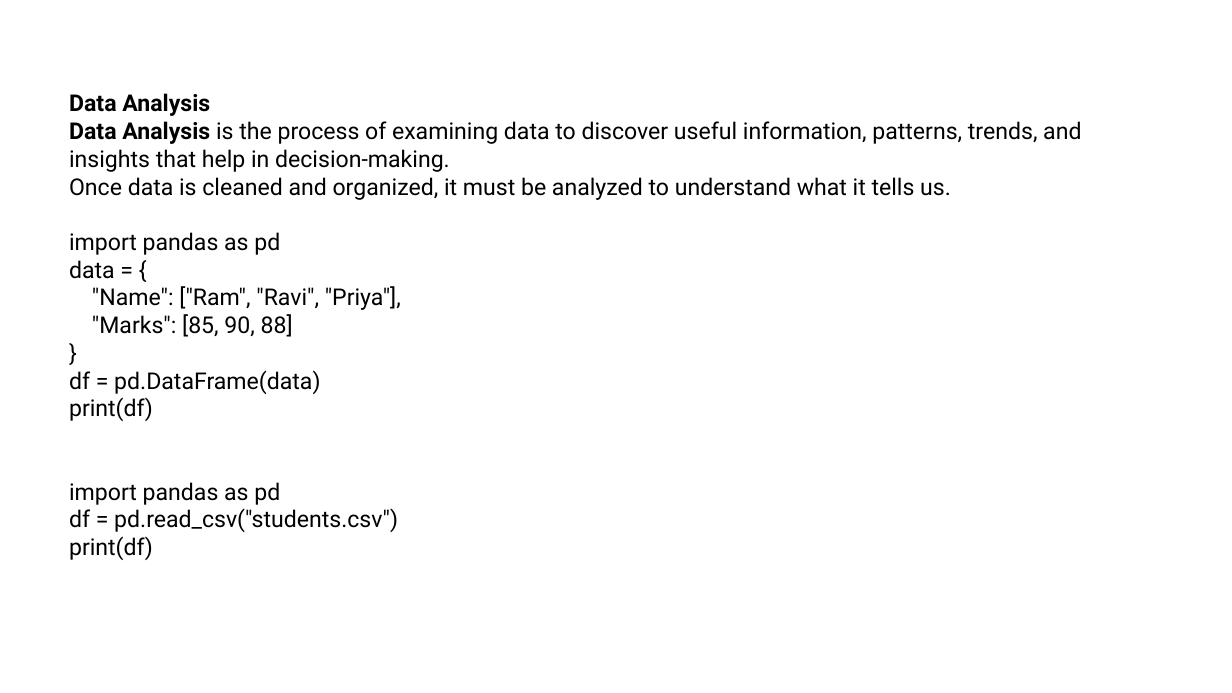
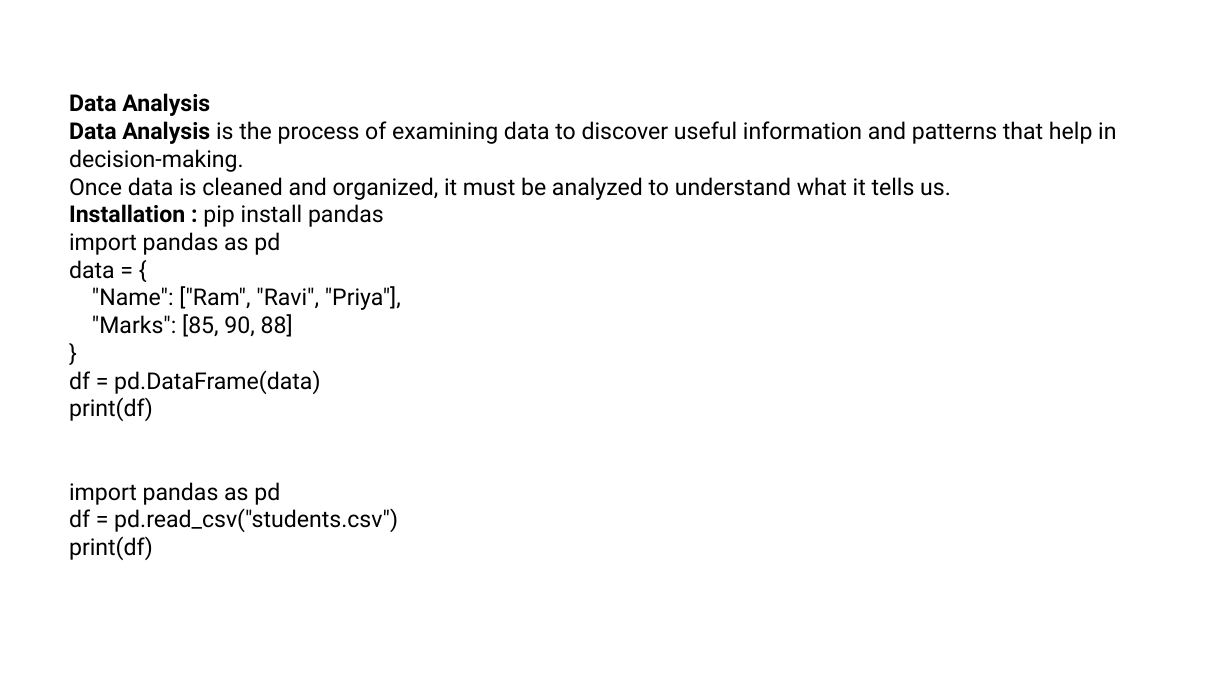
Before and after one commit to srilekhachundu/office_files, a slide deck: slide 13 of Library.pptx. Drawn at 1232x693 pixels with LibreOffice and Linux fonts; fonts in the diff are those of the drawing. Boxes give left, top, right and bottom in pixels: in the first picture for what was removed or moved away, otherwise in the second. Text is boxed around its words. In the diff, an @@ line names an element or a change of style, - is before the commit and + after.

```diff
--- a/Library.pptx
+++ b/Library.pptx
@@ text at [69, 121, 1116, 172]: text changed @@
-Data Analysis is the process of examining data to discover useful information, patterns, trends, and insights that help in decision-making.
+Data Analysis is the process of examining data to discover useful information and patterns that help in decision-making.
@@ text at [69, 204, 384, 227]: paragraph added @@
+Installation : pip install pandas
```
Also in this commit, not shown: 7 other slides changed.
